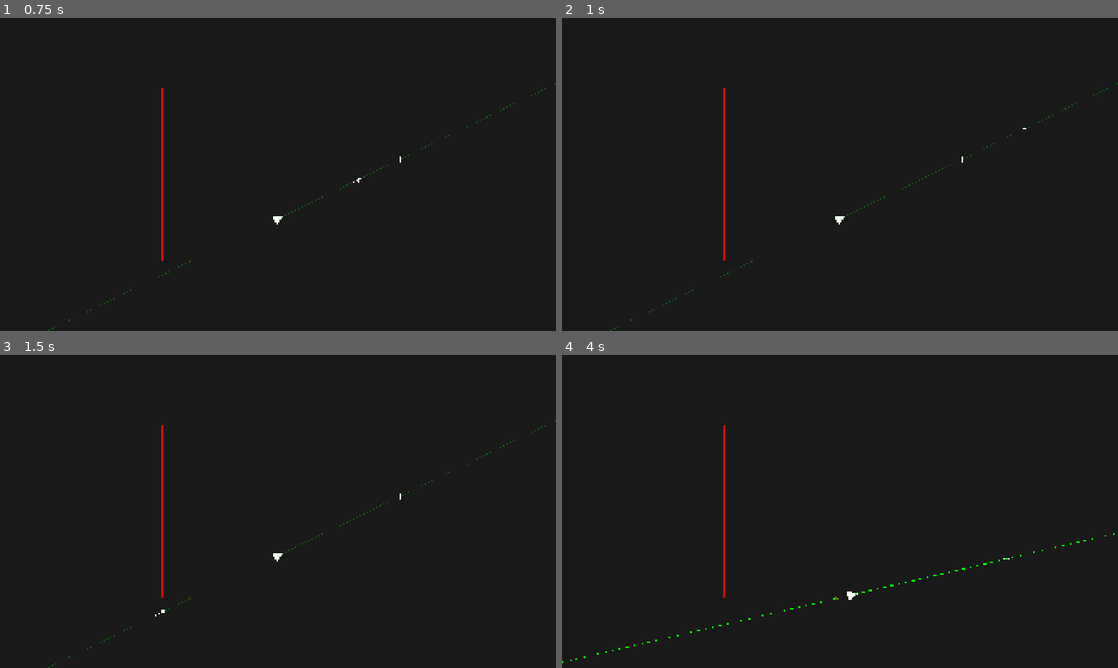
Above: before the commit, frames 1-4 (two rows, left to right).
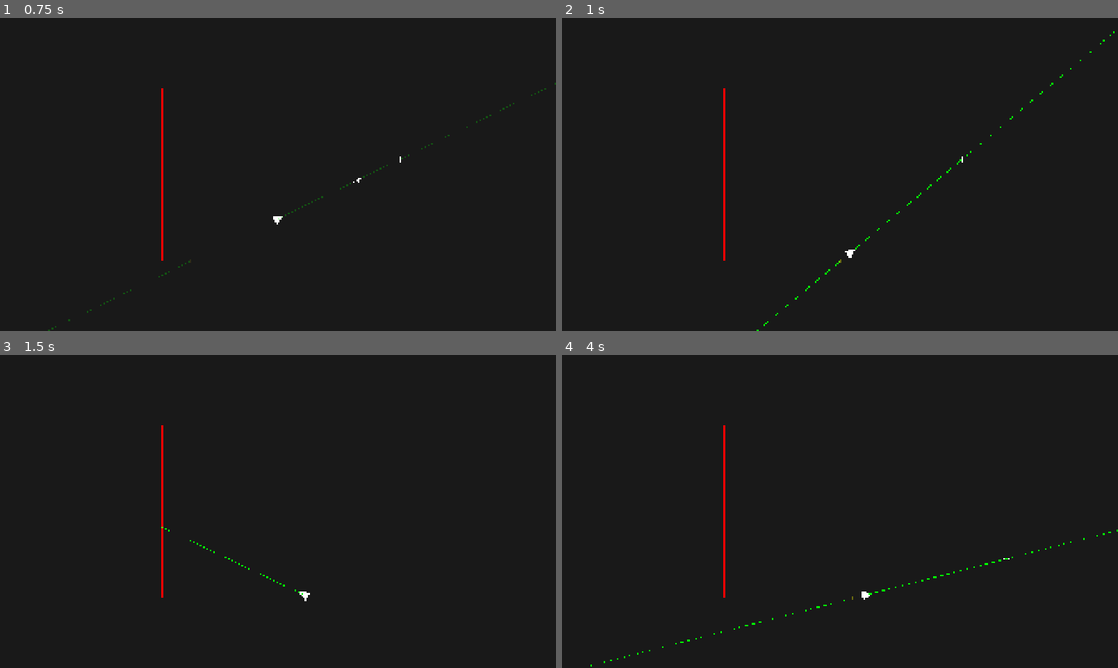
Above: after the commit, the same moments.

Repository: AlonKellner-RedHat/ricochet-game-v2
Game: Godot game, scene res://scenes/open_room_playable.tscn
Two runs of this game, one before a commit and one after it. Both use one fixed random seed, a clock stepped at 60 frames per second and the inputs below.
Inputs (mouse positions are in pixels of both pictures, inside the frame that each line leads up to):
- Up to frame 1 (0.75 s): tap Enter at 0.5 s; move the mouse to (400, 158) at 0.52 s; hold D (move_right) from 0.53 s (still down); hold Space (fire) from 0.53 s (still down); click (400, 158) at 0.67 s
- Up to frame 2 (1 s): keep holding D (move_right); keep holding Space (fire); tap Enter at 0.8 s
- Up to frame 3 (1.5 s): release D (move_right) at 1.25 s; release Space (fire) at 1.25 s; drag from (166, 527) to (250, 574) at 1.27 s
- Up to frame 4 (4 s): move the mouse to (895, 442) at 2.02 s; hold D (move_right) 2.03-2.75 s; hold Space (fire) 2.03-2.75 s; tap Enter at 2.3, 3.8 s; drag from (812, 574) to (673, 464) at 2.77 s; tap Space (fire) at 3.5 s; move the mouse to (1006, 558) at 3.52 s; hold A (move_left) from 3.53 s (still down); hold Shift from 3.53 s (still down)

Frame 1 is identical in both runs. In frame 2, 0.3% of the frame differs, in the area x 8-100%, y 4-100%; in frame 3, 0.2%; in frame 4, 0.3%, in the area x 0-100%, y 55-100%.

Commit message:
Stage 18: Animation skip with non-movement keys
- Any non-movement key during flight instantly completes animation
- WASD during flight is ignored (no movement, no skip)
- Spacebar during flight skips but does not queue a new shot
- Echo key events ignored (only fresh presses skip)
- Skip triggers same completion path: arrow hidden, game unpaused,
  preview restored
- 8 new tests

Co-Authored-By: Claude Opus 4.6 <noreply@anthropic.com>

Diff:
--- a/scripts/game/game_manager.gd
+++ b/scripts/game/game_manager.gd
@@ -1,4 +1,6 @@
 extends Node
+
+const MOVEMENT_ACTIONS := ["move_up", "move_down", "move_left", "move_right"]
 
 var _player: CharacterBody2D
 var _cursor: Node2D
@@ -18,12 +20,24 @@
 		_arrow_animator.flight_completed.connect(_on_flight_completed)
 
 func _unhandled_input(event: InputEvent) -> void:
+	if not _arrow_animator:
+		return
+
+	if _arrow_animator.is_flying():
+		if event is InputEventKey and event.pressed and not event.echo:
+			var is_movement := false
+			for action in MOVEMENT_ACTIONS:
+				if event.is_action(action):
+					is_movement = true
+					break
+			if not is_movement:
+				_arrow_animator.skip_animation()
+		return
+
 	if event.is_action_pressed("fire"):
 		_try_fire()
 
 func _try_fire() -> void:
-	if _arrow_animator and _arrow_animator.is_flying():
-		return
 	if not _player or not _cursor:
 		return
 
--- /dev/null
+++ b/tests/test_stage18_skip.gd
@@ -0,0 +1,91 @@
+extends GutTest
+
+var _main_scene: Node
+var _player: CharacterBody2D
+var _cursor: Node2D
+var _arrow: Node2D
+var _game_mgr: Node
+var _renderer: Node2D
+
+func before_each() -> void:
+	Surface.reset_id_counter()
+	_main_scene = load("res://scenes/main.tscn").instantiate()
+	_main_scene.gravity = Vector2.ZERO
+	add_child_autofree(_main_scene)
+	await get_tree().process_frame
+	_player = _main_scene.get_node("Player")
+	_cursor = _main_scene.get_node("Cursor")
+	_arrow = _main_scene.get_node("ArrowAnimator")
+	_game_mgr = _main_scene.get_node("GameManager")
+	_renderer = _main_scene.get_node("PathRenderer")
+
+func after_each() -> void:
+	get_tree().paused = false
+
+func _fire_at(cursor_pos: Vector2) -> void:
+	_cursor.global_position = cursor_pos
+	_game_mgr._try_fire()
+
+func test_stage18_skip_completes_animation() -> void:
+	_fire_at(Vector2(1200, 540))
+	assert_true(_arrow.is_flying(), "Arrow should be flying")
+	_arrow.skip_animation()
+	assert_false(_arrow.is_flying(), "Arrow should stop after skip")
+	assert_false(_arrow.visible, "Arrow should be hidden after skip")
+
+func test_stage18_skip_unfreezes_game() -> void:
+	_fire_at(Vector2(1200, 540))
+	_arrow.skip_animation()
+	assert_false(get_tree().paused, "Game should be unpaused after skip")
+
+func test_stage18_preview_reappears_after_skip() -> void:
+	_fire_at(Vector2(1200, 540))
+	_arrow.skip_animation()
+	assert_almost_eq(_renderer.modulate.a, 1.0, 0.01, "Preview should be fully opaque after skip")
+
+func test_stage18_wasd_does_not_skip() -> void:
+	_fire_at(Vector2(1200, 540))
+	assert_true(_arrow.is_flying(), "Arrow should be flying")
+	var event := InputEventKey.new()
+	event.physical_keycode = KEY_W
+	event.pressed = true
+	_game_mgr._unhandled_input(event)
+	assert_true(_arrow.is_flying(), "WASD should not skip animation")
+
+func test_stage18_non_movement_key_skips() -> void:
+	_fire_at(Vector2(1200, 540))
+	assert_true(_arrow.is_flying(), "Arrow should be flying")
+	var event := InputEventKey.new()
+	event.physical_keycode = KEY_ENTER
+	event.pressed = true
+	_game_mgr._unhandled_input(event)
+	assert_false(_arrow.is_flying(), "Non-movement key should skip animation")
+
+func test_stage18_fire_during_flight_skips() -> void:
+	_fire_at(Vector2(1200, 540))
+	assert_true(_arrow.is_flying(), "Arrow should be flying")
+	var event := InputEventKey.new()
+	event.physical_keycode = KEY_SPACE
+	event.pressed = true
+	_game_mgr._unhandled_input(event)
+	assert_false(_arrow.is_flying(), "Spacebar during flight should skip")
+
+func test_stage18_fire_during_flight_no_new_shot() -> void:
+	_fire_at(Vector2(1200, 540))
+	var event := InputEventKey.new()
+	event.physical_keycode = KEY_SPACE
+	event.pressed = true
+	_game_mgr._unhandled_input(event)
+	assert_false(_arrow.is_flying(), "Should have skipped")
+	assert_false(get_tree().paused, "Should be unpaused")
+	# Arrow should NOT be flying again — skip doesn't queue a new shot
+	assert_false(_arrow.is_flying(), "No new shot should be queued from skip")
+
+func test_stage18_echo_keys_ignored() -> void:
+	_fire_at(Vector2(1200, 540))
+	var event := InputEventKey.new()
+	event.physical_keycode = KEY_ENTER
+	event.pressed = true
+	event.echo = true
+	_game_mgr._unhandled_input(event)
+	assert_true(_arrow.is_flying(), "Echo key events should not skip")
